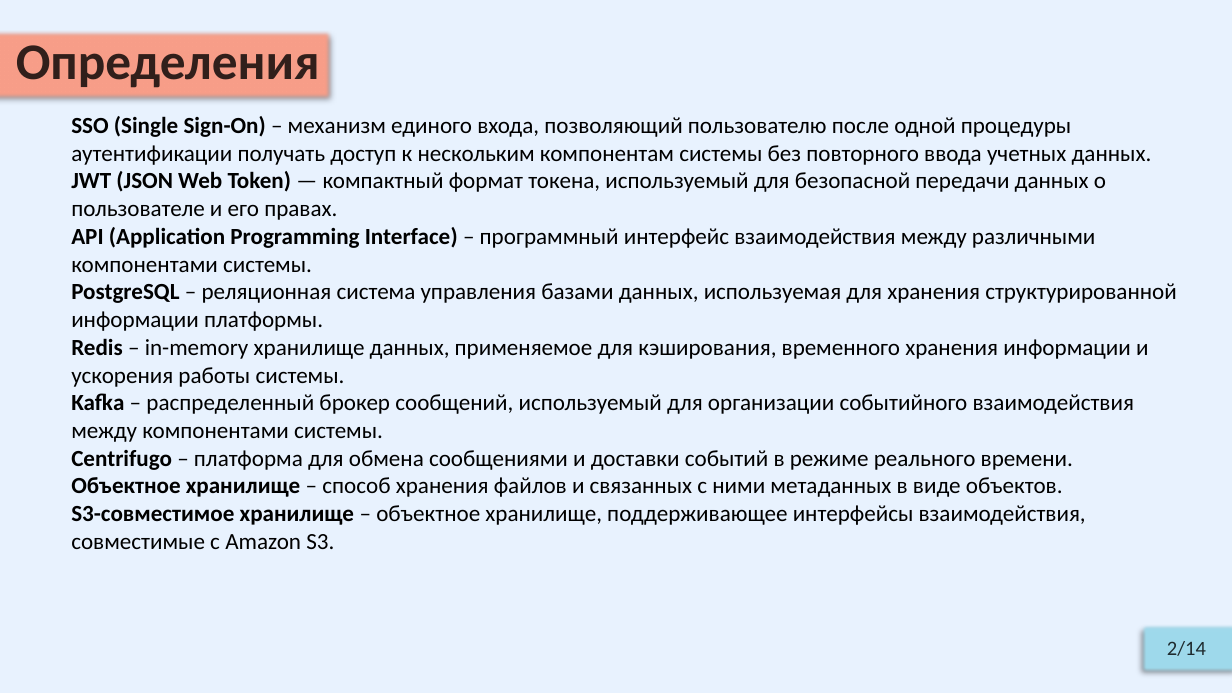
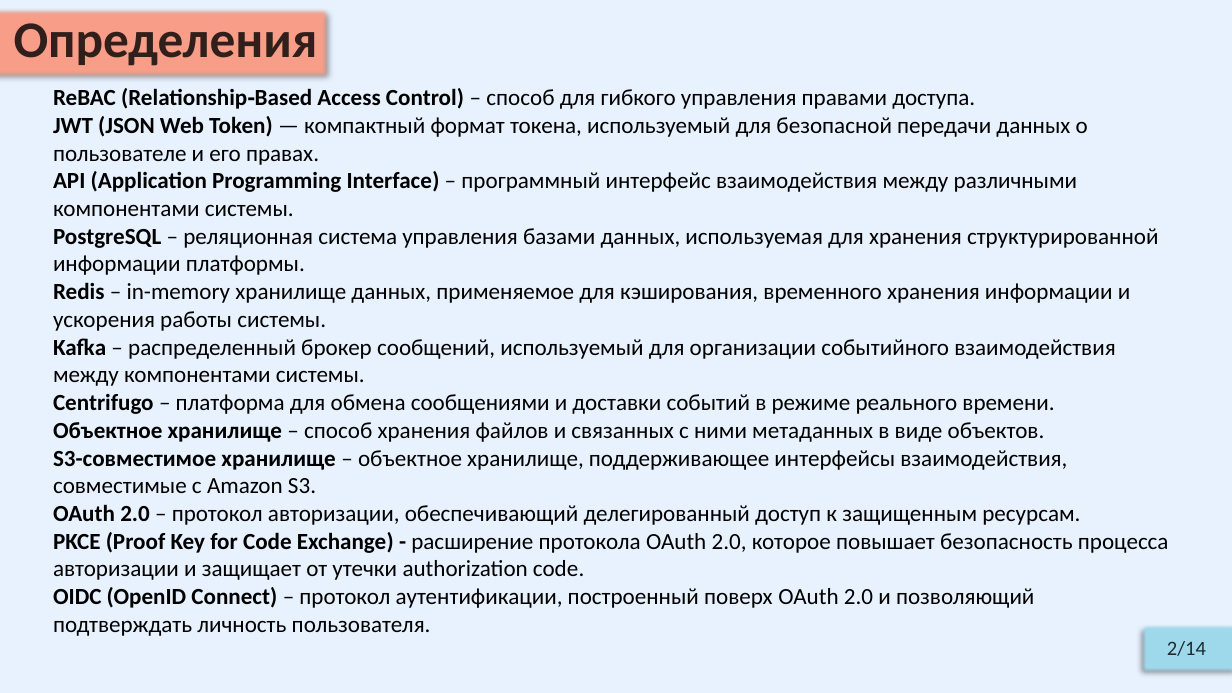
Before and after one commit to Relax-FM/Diploma, a slide deck: slide 2 of master/Diploma/presentation/OnyushevA_RK6-41M.pptx. Drawn at 1232x693 pixels with LibreOffice and Linux fonts; fonts in the diff are those of the drawing. Boxes give left, top, right and bottom in pixels: in the first picture for what was removed or moved away, otherwise in the second. Text is boxed around its words. In the diff, an @@ line names an element or a change of style, - is before the commit and + after.

Commit message:
FIX: presentation & pres text

```diff
--- a/master/Diploma/presentation/OnyushevA_RK6-41M.pptx
+++ b/master/Diploma/presentation/OnyushevA_RK6-41M.pptx
@@ subtitle "Определения": place and size @@
-subtitle "Определения" at (0, 30, 331, 100)
+subtitle "Определения" at (0, 8, 329, 78)
@@ text "ReBAC (Relationship‑Based Access Control) – ...": place and size @@
-text "ReBAC (Relationship‑Based Access Control) – ..." at (71, 116, 1177, 549)
+text "ReBAC (Relationship‑Based Access Control) – ..." at (53, 88, 1169, 636)
@@ text at (53, 88, 975, 109): text changed @@
-SSO (Single Sign-On) – механизм единого входа, позволяющий пользователю после одной процедуры аутентификации получать доступ к нескольким компонентам системы без повторного ввода учетных данных.
+ReBAC (Relationship‑Based Access Control) – способ для гибкого управления правами доступа.
@@ text at (53, 504, 1169, 636): paragraphs added @@
+OAuth 2.0 – протокол авторизации, обеспечивающий делегированный доступ к защищенным ресурсам.
+PKCE (Proof Key for Code Exchange) - расширение протокола OAuth 2.0, которое повышает безопасность процесса авторизации и защищает от утечки authorization code.
+OIDC (OpenID Connect) – протокол аутентификации, построенный поверх OAuth 2.0 и позволяющий подтверждать личность пользователя.
```
Also in this commit, not shown: 7 other slides changed, 8 other files.
